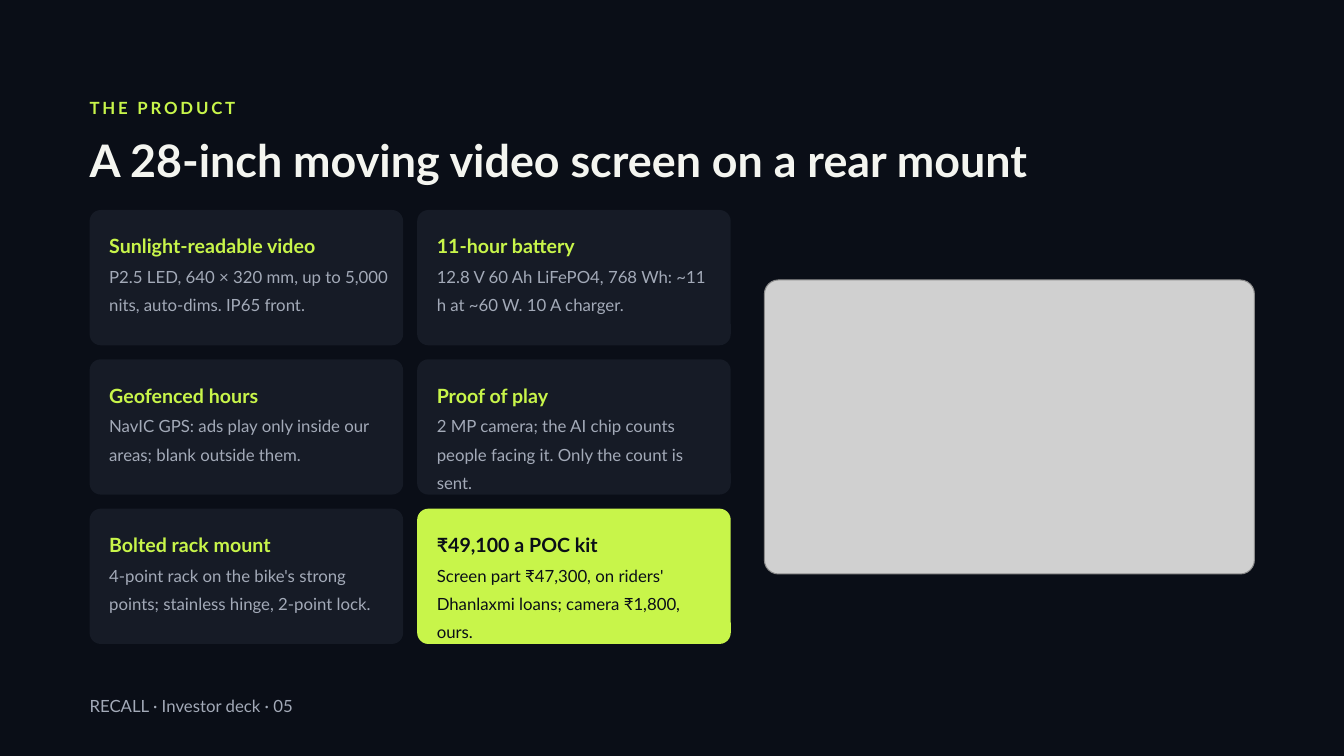
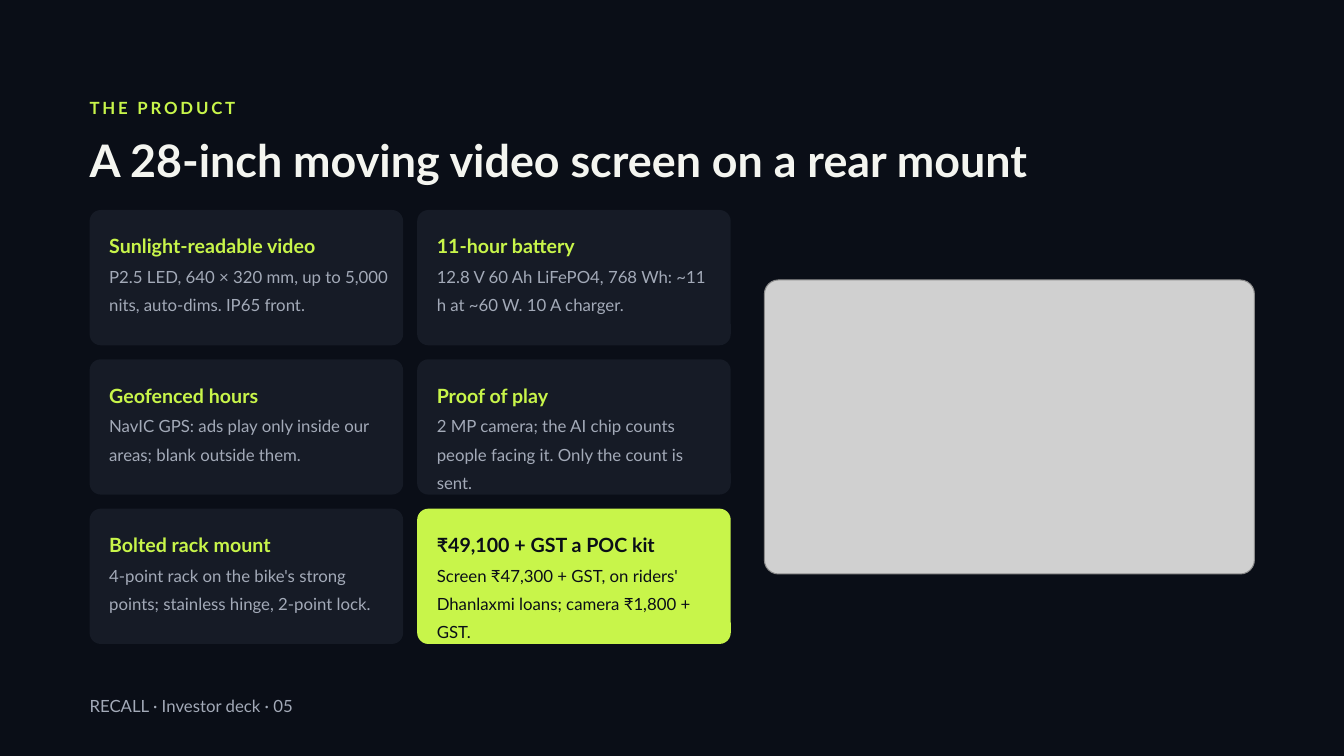
Before and after one commit to Picorus/recall-platform, a slide deck: slide 5 of docs/investor/01_RECALL_Investor_Deck_v5.4.pptx. Drawn at 1344x756 pixels with LibreOffice and Linux fonts; fonts in the diff are those of the drawing; grey boxes stand for pictures. Boxes give left, top, right and bottom in pixels: in the first picture for what was removed or moved away, otherwise in the second. Text is boxed around its words. In the diff, an @@ line names an element or a change of style, - is before the commit and + after.

```diff
--- a/docs/investor/01_RECALL_Investor_Deck_v5.4.pptx
+++ b/docs/investor/01_RECALL_Investor_Deck_v5.4.pptx
@@ text at box(437, 537, 655, 555): text changed @@
-₹49,100 a POC kit
+₹49,100 + GST a POC kit
@@ text at box(437, 569, 678, 612): text changed @@
-Screen part ₹47,300, on riders' Dhanlaxmi loans; camera ₹1,800, ours.
+Screen ₹47,300 + GST, on riders' Dhanlaxmi loans; camera ₹1,800 + GST.
```
Also in this commit, not shown: 3 other slides changed, 7 other files.
